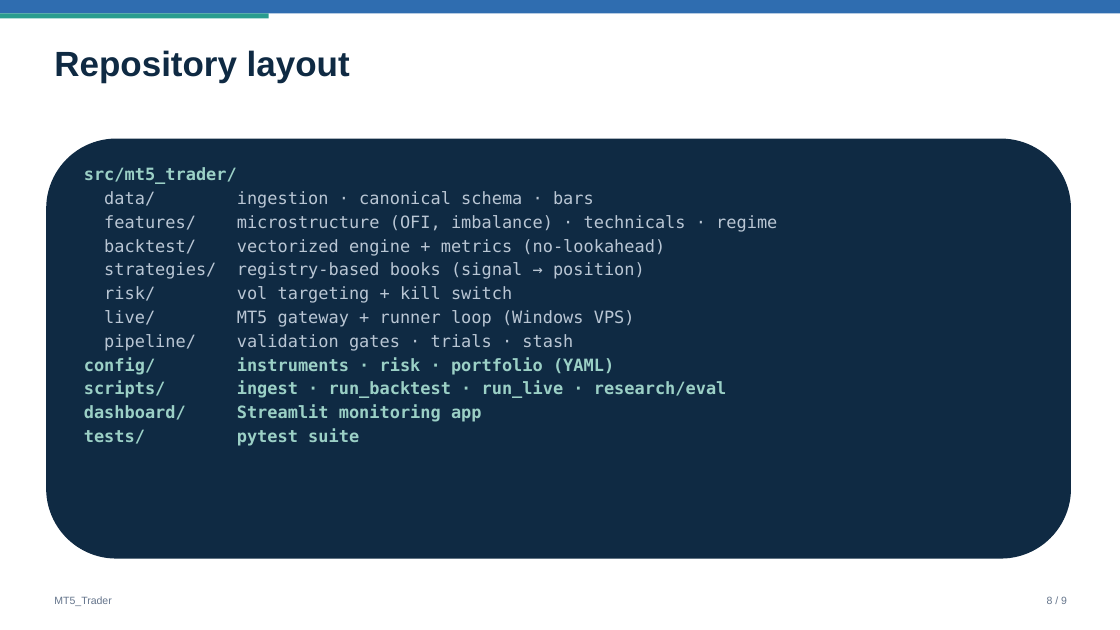
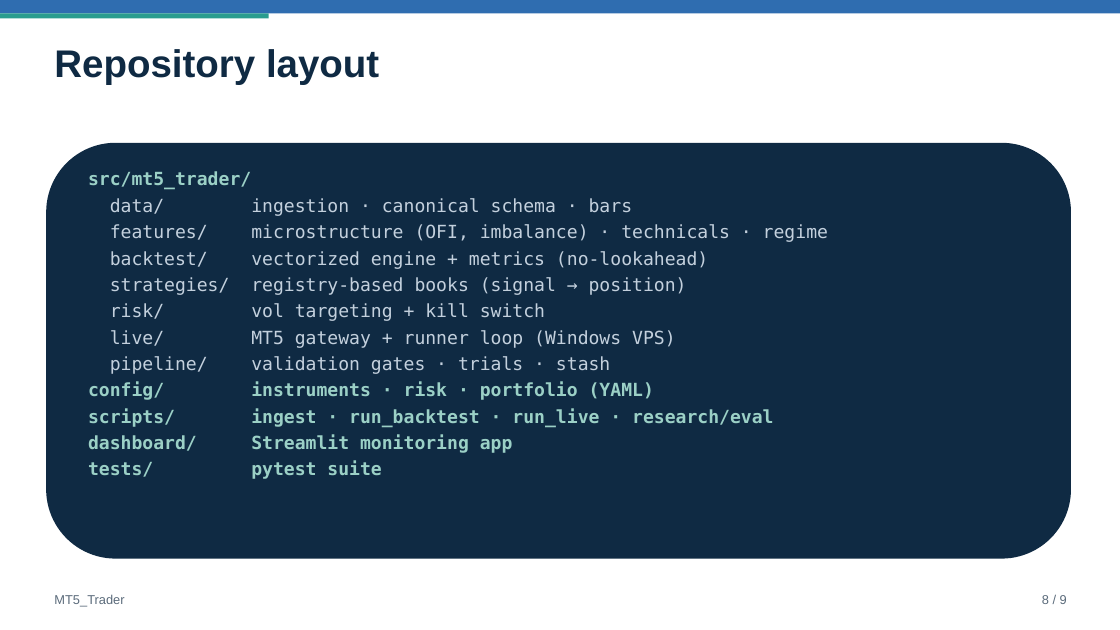
Before and after one commit to shikang61/QuantHack, a slide deck: slide 8 of docs/overview.pptx. Drawn at 1120x630 pixels with LibreOffice and Linux fonts; fonts in the diff are those of the drawing. Boxes give left, top, right and bottom in pixels: in the first picture for what was removed or moved away, otherwise in the second. Text is boxed around its words. In the diff, an @@ line names an element or a change of style, - is before the commit and + after.

```diff
--- a/docs/overview.pptx
+++ b/docs/overview.pptx
@@ text "Repository layout" at (54,49,379,85): size 30 to 33 pt @@
@@ rounded rectangle: place and size @@
-rounded rectangle at (46,139,1071,559)
+rounded rectangle at (46,143,1071,559)
@@ text "src/mt5_trader/" at (88,171,828,479): size 14.5 to 15.5 pt; text colour #B9C6D4 to #C3D0DD in "data/ ingestion · canonical schema · bars", "features/ microstructure (OFI, imbalance) · technicals · ...", "backtest/ vectorized engine + metrics (no-lookahead)", "strategies/ registry-based books (signal → position)" and 3 more places; more space between paragraphs @@
@@ text "MT5_Trader" at (54,594,124,607): size 9 to 11 pt, text colour #64748B to #5B6B7B @@
@@ text "8 / 9" at (1042,595,1067,604): size 9 to 11 pt, text colour #64748B to #5B6B7B @@
```
Also in this commit, not shown: 8 other slides changed, 3 other files.
